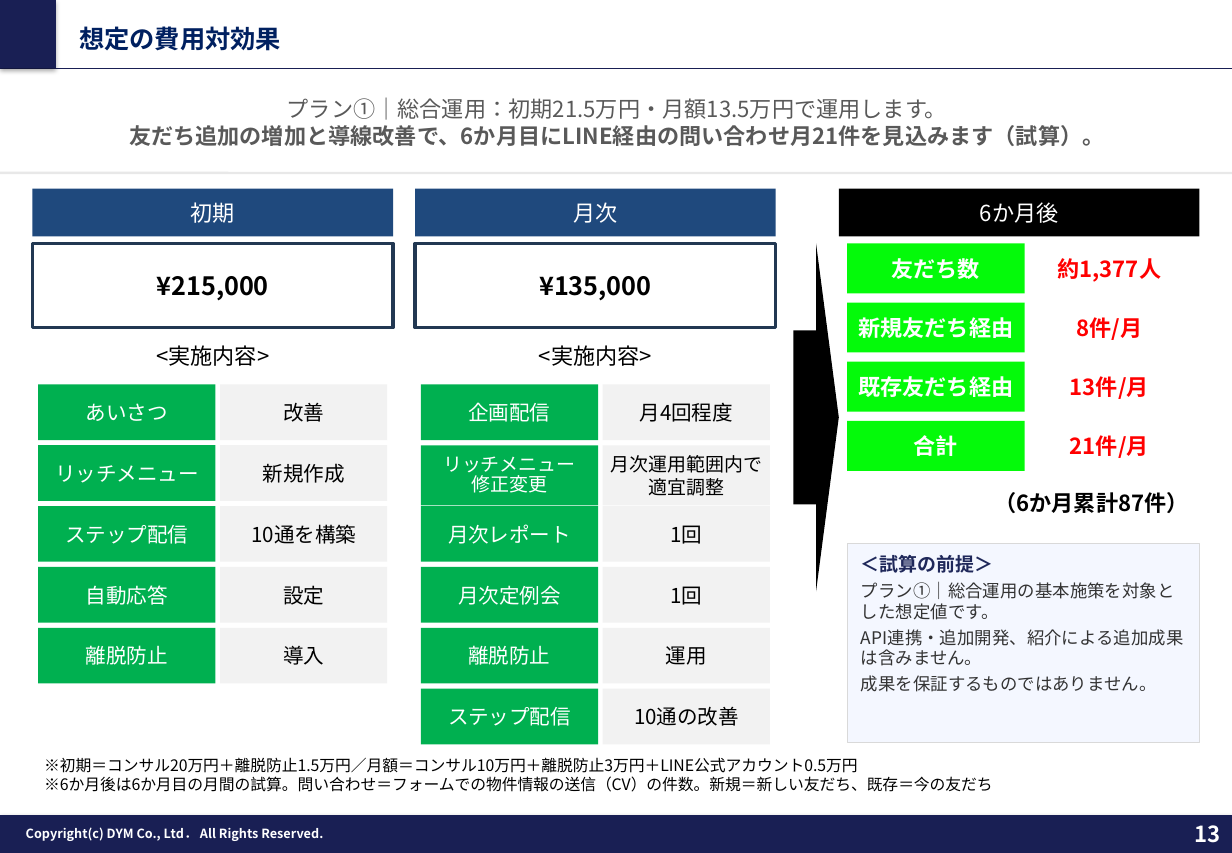
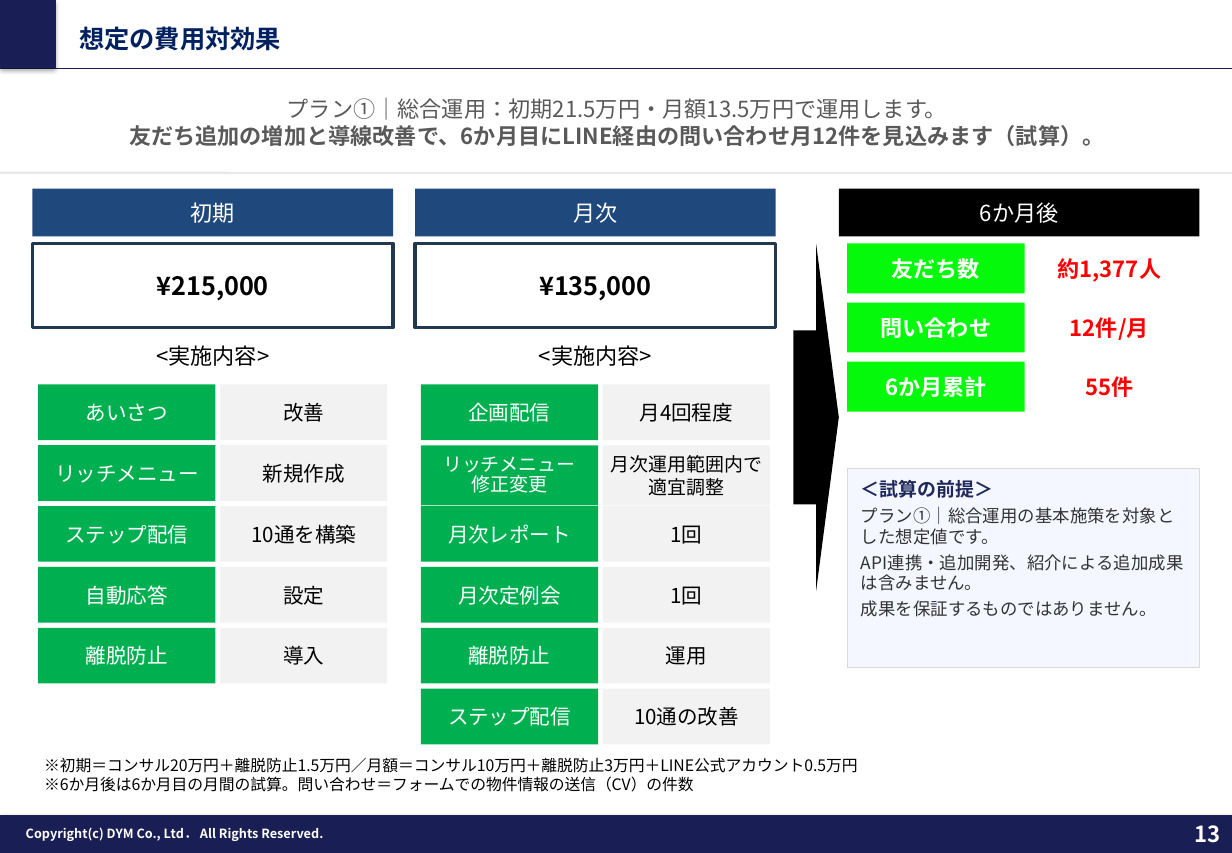
Before and after one commit to tonomura-r-dev/folder, a slide deck: slide 13 of 202610_株式会社あらうち御中_LINE公式アカウント運用のご提案_v9.pptx. Drawn at 1232x853 pixels with LibreOffice and Linux fonts; fonts in the diff are those of the drawing; background and template pictures are left out. Boxes give left, top, right and bottom in pixels: in the first picture for what was removed or moved away, otherwise in the second. Text is boxed around its words. In the diff, an @@ line names an element or a change of style, - is before the commit and + after.

```diff
--- a/202610_株式会社あらうち御中_LINE公式アカウント運用のご提案_v9.pptx
+++ b/202610_株式会社あらうち御中_LINE公式アカウント運用のご提案_v9.pptx
@@ text at box(129, 125, 1104, 146): text changed @@
-友だち追加の増加と導線改善で、6か月目にLINE経由の問い合わせ月21件を見込みます（試算）。
+友だち追加の増加と導線改善で、6か月目にLINE経由の問い合わせ月12件を見込みます（試算）。
@@ text in rectangle at box(880, 317, 991, 338): text changed @@
-新規友だち経由
+問い合わせ
@@ text at box(1070, 317, 1149, 340): text changed @@
-8件/月
+12件/月
@@ rectangle "6か月累計": place and size @@
-rectangle "6か月累計" at box(847, 421, 1025, 471)
+rectangle "6か月累計" at box(847, 362, 1025, 412)
@@ rectangle removed at box(847, 362, 1025, 412) @@
-既存友だち経由
@@ text in rectangle at box(885, 376, 987, 397): text changed @@
-合計
+6か月累計
@@ text removed at box(1070, 376, 1149, 399) @@
-13件/月
@@ text at box(1085, 376, 1133, 397): text changed @@
-21件/月
+55件
@@ rectangle "＜試算の前提＞": place and size @@
-rectangle "＜試算の前提＞" at box(847, 544, 1200, 743)
+rectangle "＜試算の前提＞" at box(847, 469, 1200, 668)
@@ text removed at box(994, 492, 1188, 513) @@
-（6か月累計87件）
@@ text at box(44, 776, 694, 792): text changed @@
-※6か月後は6か月目の月間の試算。問い合わせ＝フォームでの物件情報の送信（CV）の件数。新規＝新しい友だち、既存＝今の友だち
+※6か月後は6か月目の月間の試算。問い合わせ＝フォームでの物件情報の送信（CV）の件数
```
Also in this commit, not shown: 4 other slides changed, 6 other files.
